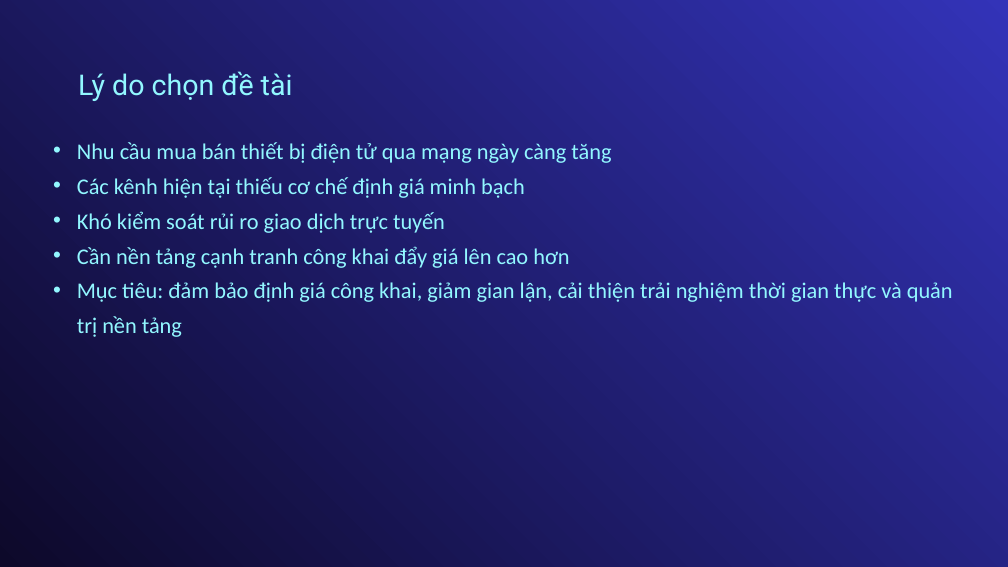
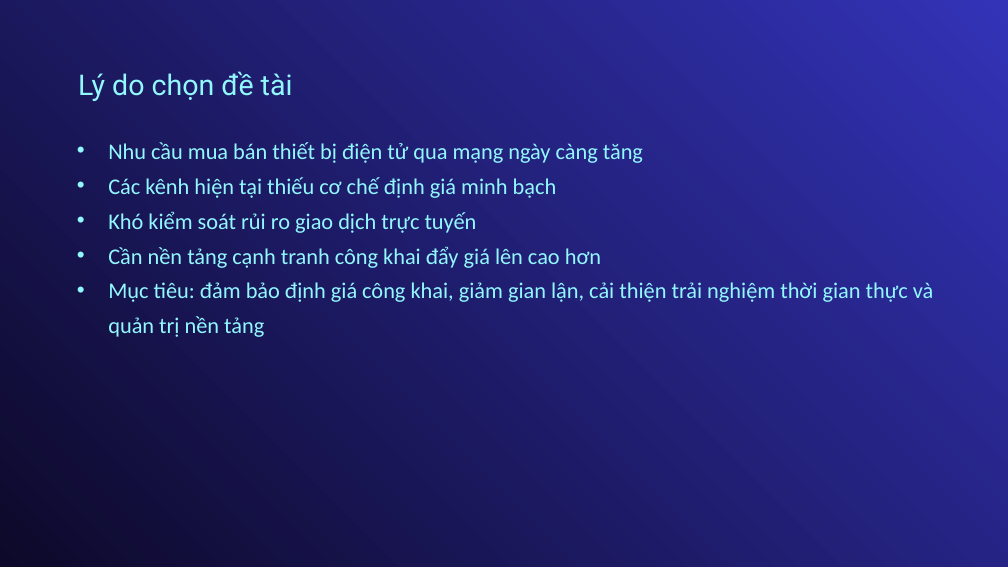
Before and after one commit to truongtonguyen/tn-da22ttb-110122127-truongnguyentonguyen-htquanlydaugiamathangdientu, a slide deck: slide 5 of docs/110122127-TruongNguyenToNguyen-Báo cáo-Khóa luận TN.pptx. Drawn at 1008x567 pixels with LibreOffice and Linux fonts; fonts in the diff are those of the drawing. Boxes give left, top, right and bottom in pixels: in the first picture for what was removed or moved away, otherwise in the second. Text is boxed around its words. In the diff, an @@ line names an element or a change of style, - is before the commit and + after.

```diff
--- a/docs/110122127-TruongNguyenToNguyen-Báo cáo-Khóa luận TN.pptx
+++ b/docs/110122127-TruongNguyenToNguyen-Báo cáo-Khóa luận TN.pptx
@@ text "Nhu cầu mua bán thiết ..." at [108, 142, 933, 337]: indent changed @@
```
Also in this commit, not shown: 10 other slides changed, 1 slide removed, 54 other files.
